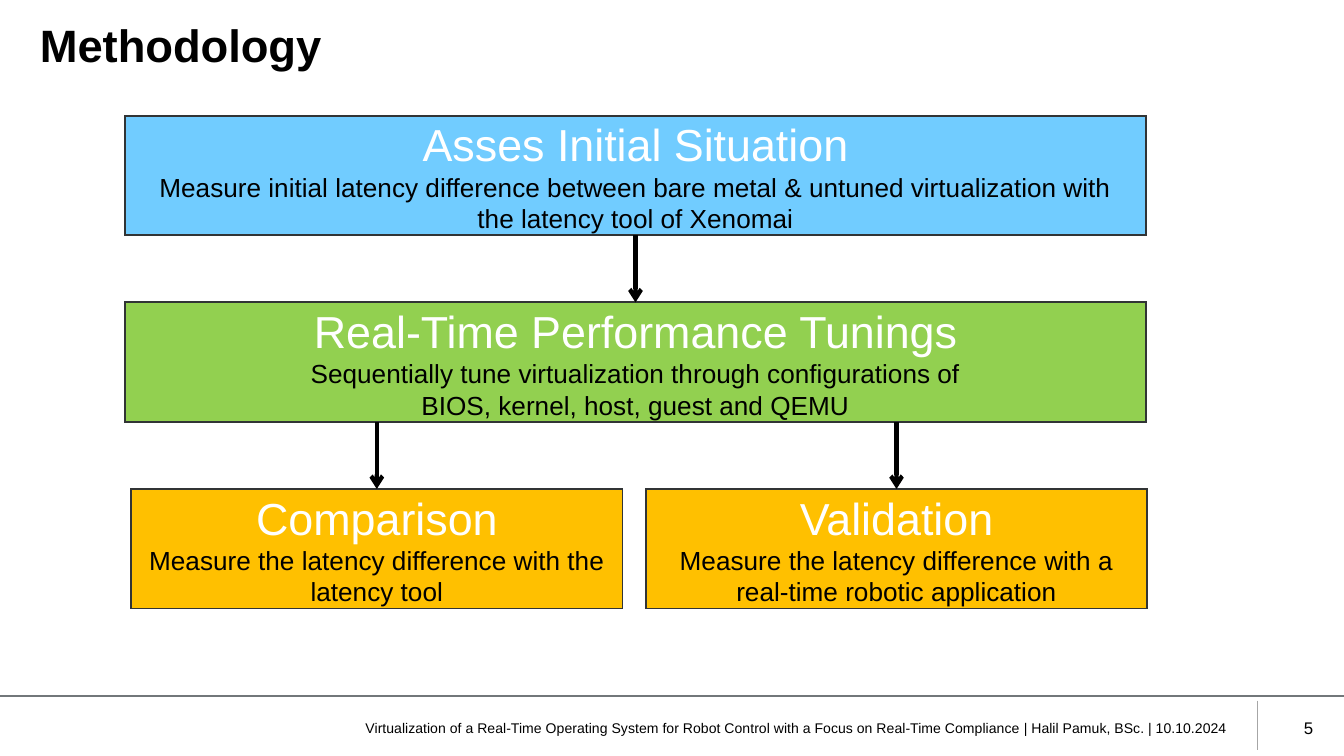
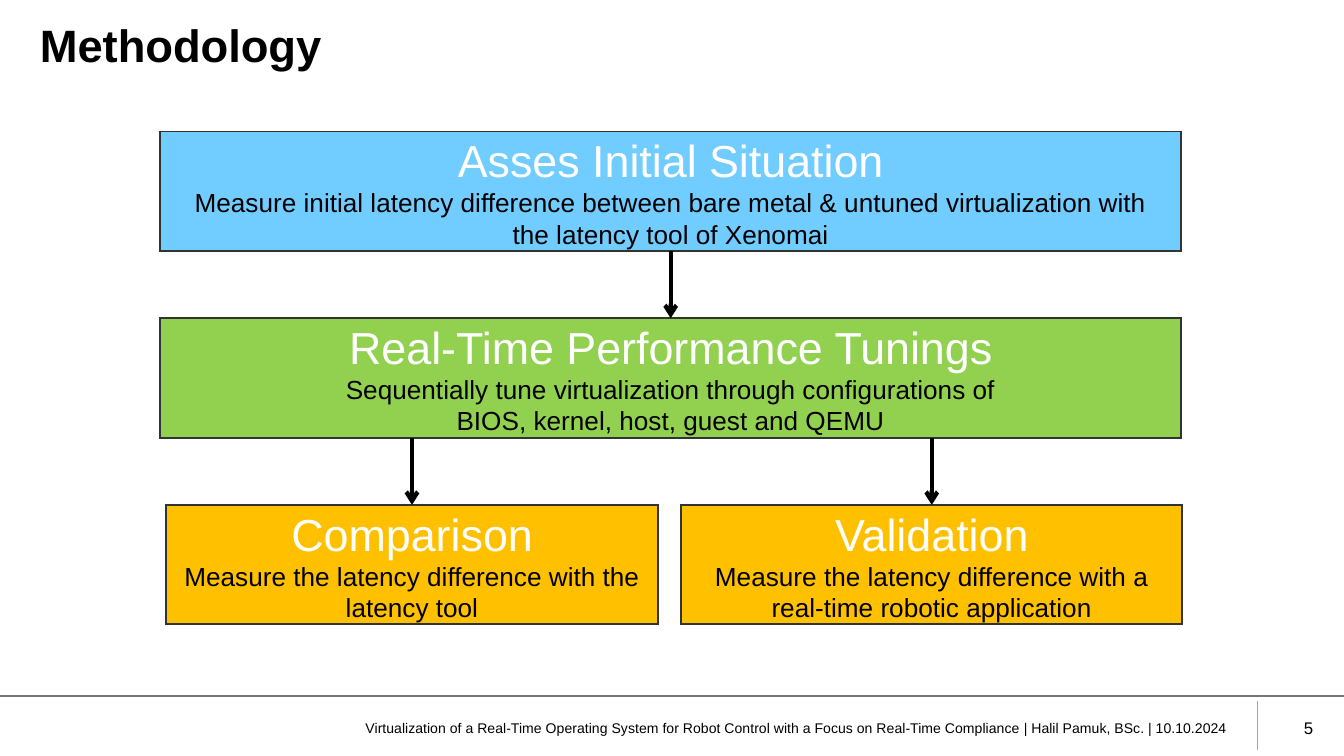
Before and after one commit to HIP24/Masterarbeit, a slide deck: slide 5 of Masterprüfung/Presentation/Pamuk_MT_Präsentation_10102024.pptx. Drawn at 1344x756 pixels with LibreOffice and Linux fonts; fonts in the diff are those of the drawing; background and template pictures are left out. Boxes give left, top, right and bottom in pixels: in the first picture for what was removed or moved away, otherwise in the second. Text is boxed around its words. In the diff, an @@ line names an element or a change of style, - is before the commit and + after.

Commit message:
Final

```diff
--- a/Masterprüfung/Presentation/Pamuk_MT_Präsentation_10102024.pptx
+++ b/Masterprüfung/Presentation/Pamuk_MT_Präsentation_10102024.pptx
@@ 4 rectangles, 3 arrows moved together from (x1=125, y1=116, x2=1148, y2=609) to (x1=160, y1=132, x2=1183, y2=625) @@
```
Also in this commit, not shown: 1 other slide changed.
